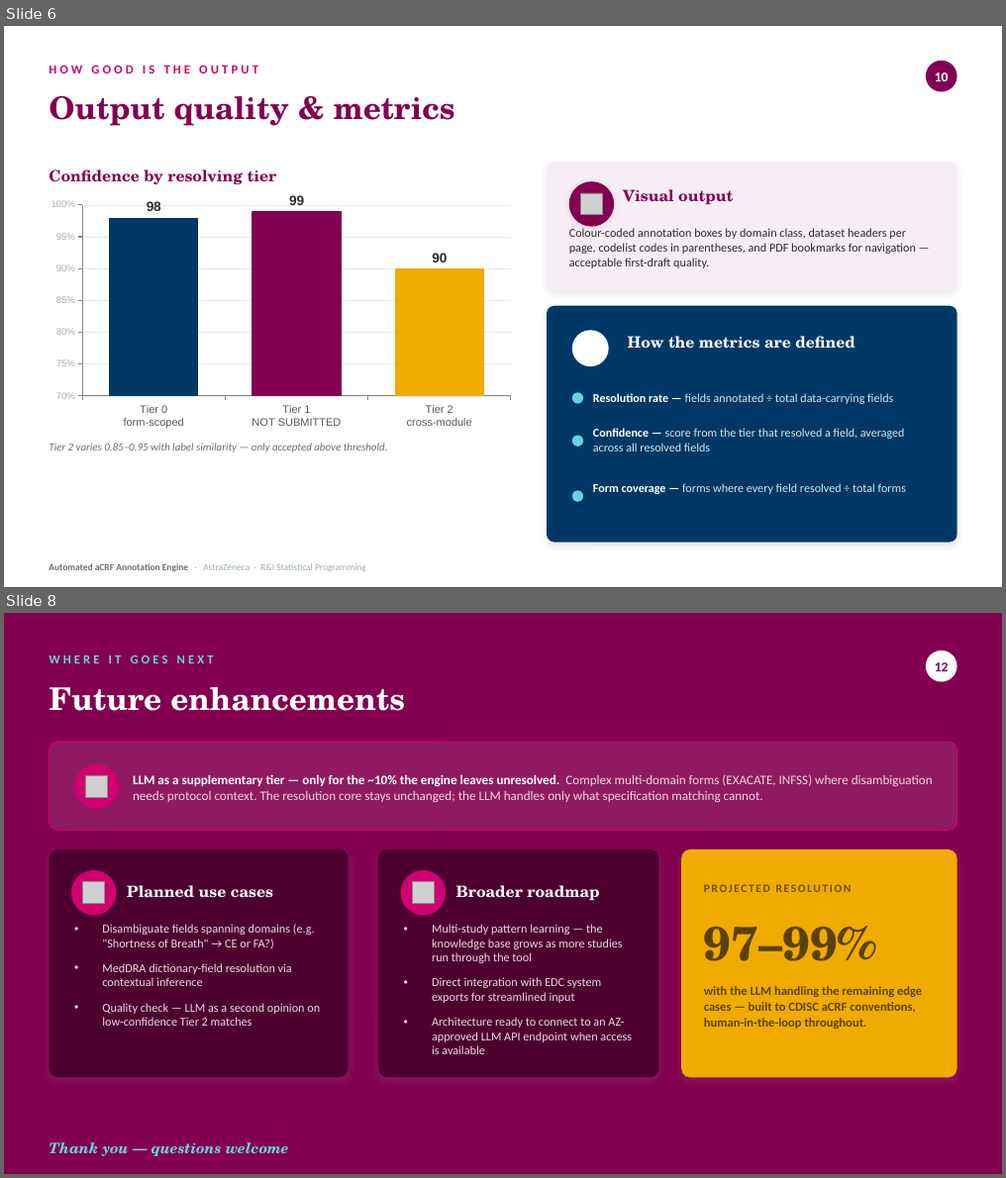
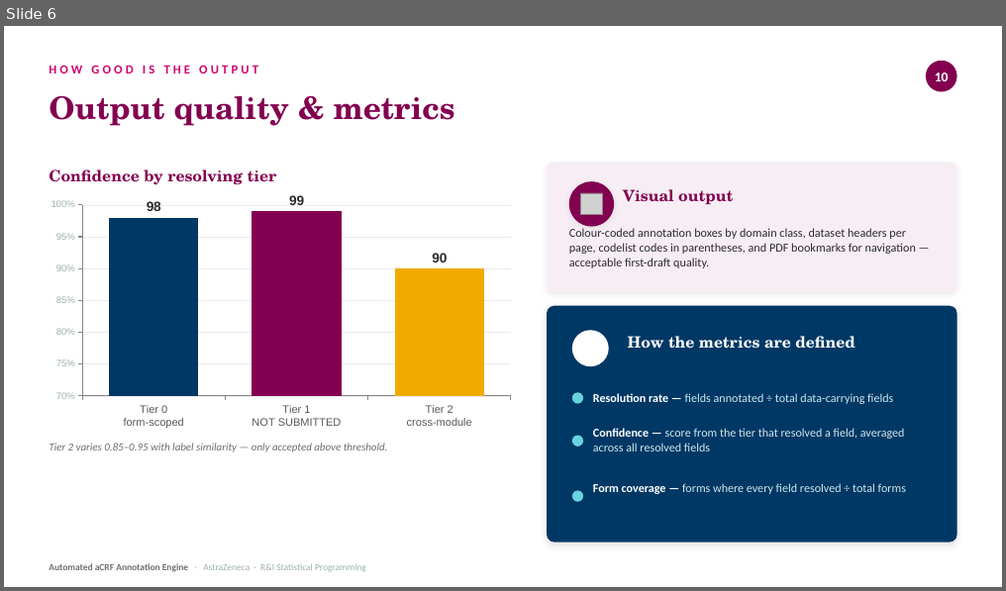
Before and after one commit to clonefutura10/design-repo, a slide deck: DEMO_PPT.pptx. Shown one above the other, each under a label of ours: slides 6 and 8 before the commit, slide 6 after it; the slides between them are not shown. The pictures are 1006x1178 and 1006x591 pixels, drawn with LibreOffice and Linux fonts; fonts in the diff are those of the drawing; grey boxes stand for pictures; background and template pictures are left out. Boxes give left, top, right and bottom in pixels: in the first picture for what was removed or moved away, otherwise in the second. Text is boxed around its words. In the diff, an @@ line names an element or a change of style, - is before the commit and + after.

```diff
--- a/DEMO_PPT.pptx
+++ b/DEMO_PPT.pptx
@@ slide 8 removed at bbox=[4, 613, 1002, 1174], background #830051 @@
@@ text removed at bbox=[49, 655, 214, 663] @@
-WHERE IT GOES NEXT
@@ ellipse removed at bbox=[926, 651, 957, 682] @@
@@ text removed at bbox=[935, 663, 948, 671] @@
-12
@@ text removed at bbox=[49, 687, 405, 711] @@
-Future enhancements
@@ rounded rectangle removed at bbox=[49, 742, 957, 830] @@
@@ ellipse removed at bbox=[74, 764, 119, 809] @@
@@ picture removed at bbox=[86, 776, 108, 798] @@
@@ text removed at bbox=[133, 774, 933, 803] @@
-LLM as a supplementary tier — only for the ~10% the engine leaves unresolved. Complex multi-domain forms (EXACATE, INFSS) where disambiguation needs protocol context. The resolution core stays unchanged; the LLM handles only what specification matching cannot.
@@ rounded rectangle removed at bbox=[49, 850, 349, 1078] @@
@@ rounded rectangle removed at bbox=[378, 850, 659, 1078] @@
@@ rounded rectangle removed at bbox=[681, 850, 957, 1078] @@
@@ ellipse removed at bbox=[71, 870, 116, 916] @@
@@ ellipse removed at bbox=[401, 870, 446, 916] @@
@@ picture removed at bbox=[83, 882, 105, 904] @@
@@ text removed at bbox=[127, 885, 273, 898] @@
-Planned use cases
@@ picture removed at bbox=[413, 882, 435, 904] @@
@@ text removed at bbox=[456, 885, 599, 901] @@
-Broader roadmap
@@ text removed at bbox=[704, 884, 851, 892] @@
-PROJECTED RESOLUTION
@@ text removed at bbox=[102, 924, 320, 1026] @@
-• Disambiguate fields spanning domains (e.g. "Shortness of Breath" → CE or FA?)
-• MedDRA dictionary-field resolution via contextual inference
-• Quality check — LLM as a second opinion on low-confidence Tier 2 matches
@@ text removed at bbox=[432, 924, 632, 1055] @@
-• Multi-study pattern learning — the knowledge base grows as more studies run through the tool
-• Direct integration with EDC system exports for streamlined input
-• Architecture ready to connect to an AZ-approved LLM API endpoint when access is available
@@ text removed at bbox=[704, 926, 877, 961] @@
-97–99%
@@ text removed at bbox=[704, 986, 922, 1029] @@
-with the LLM handling the remaining edge cases — built to CDISC aCRF conventions, human-in-the-loop throughout.
@@ text removed at bbox=[49, 1143, 288, 1157] @@
-Thank you — questions welcome
```
Also in this commit, not shown: 1 slide changed.
